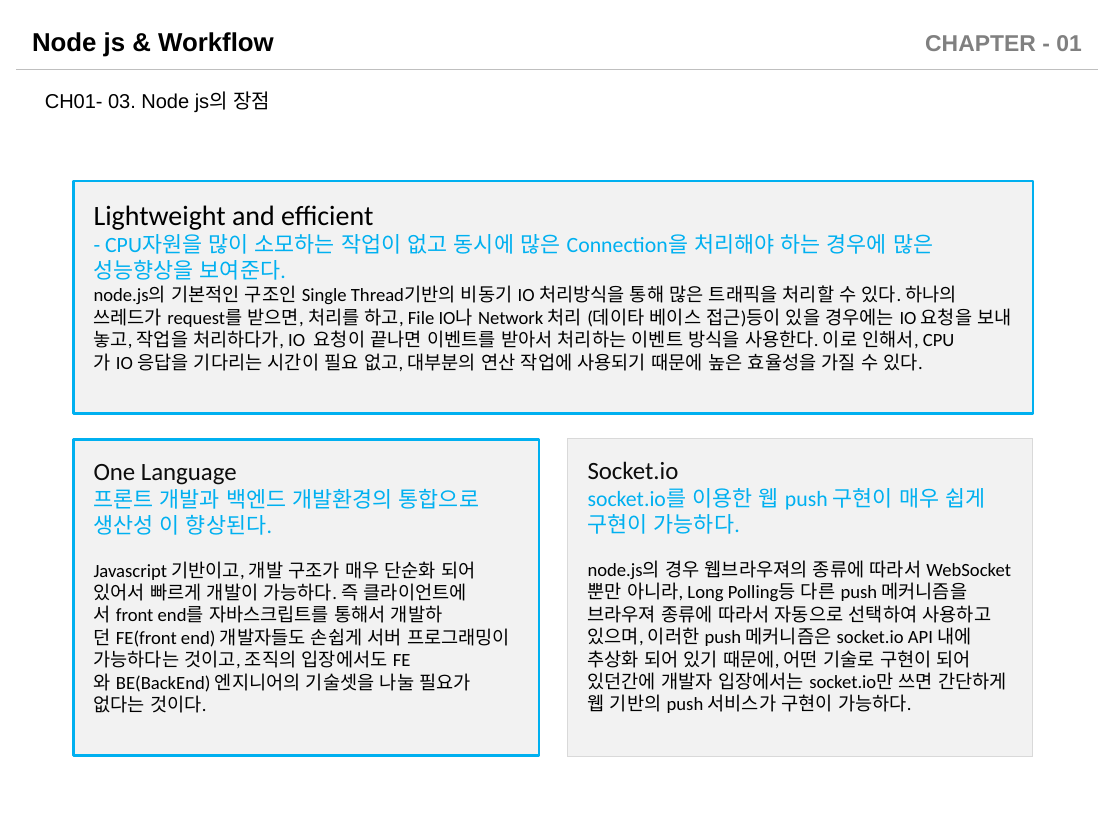
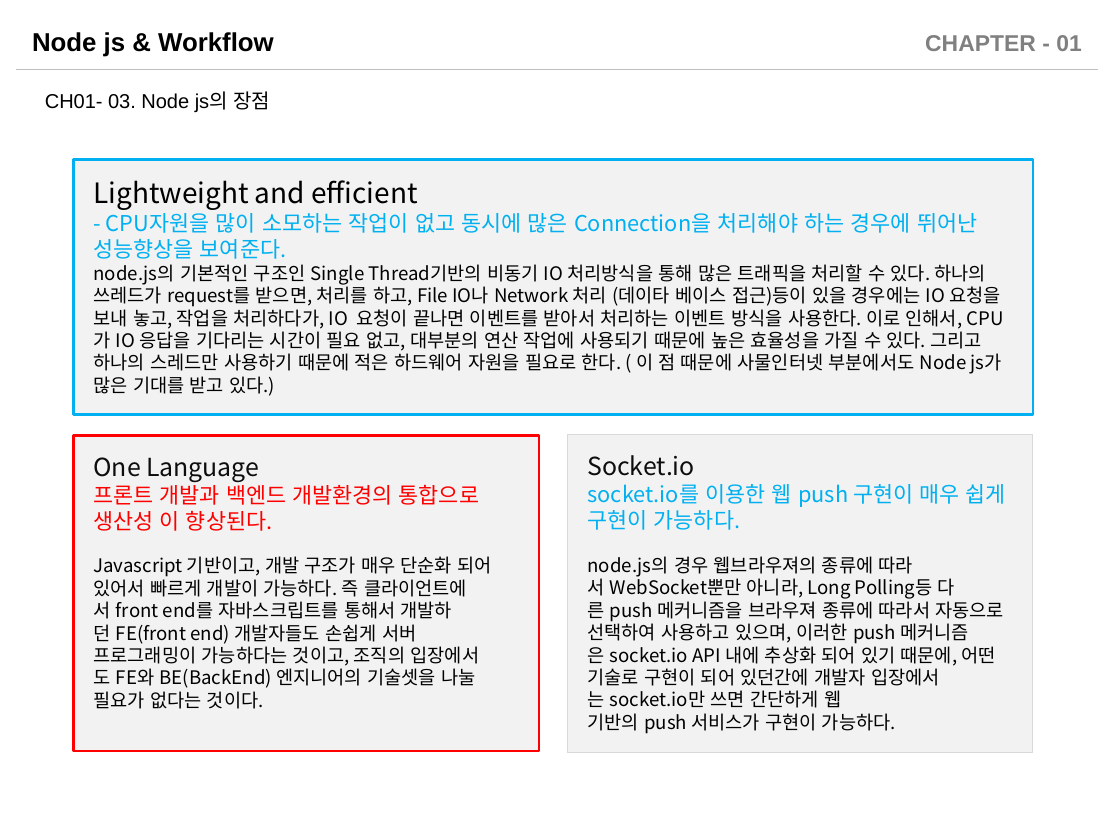
Before and after one commit to sabin21/NodeJS_Workflow_Study, a slide deck: slide 12 of CH01_Nodejs_Intro.pptx (slide 10 before the commit). Drawn at 1120x840 pixels with LibreOffice and Linux fonts; fonts in the diff are those of the drawing. Boxes give left, top, right and bottom in pixels: in the first picture for what was removed or moved away, otherwise in the second. Text is boxed around its words. In the diff, an @@ line names an element or a change of style, - is before the commit and + after.

Commit message:
문서들 부분적인 추가 및 수정

```diff
--- a/CH01_Nodejs_Intro.pptx
+++ b/CH01_Nodejs_Intro.pptx
@@ rectangle "Lightweight and efficient": place and size @@
-rectangle "Lightweight and efficient" at bbox=[73, 181, 1033, 414]
+rectangle "Lightweight and efficient" at bbox=[73, 159, 1033, 414]
@@ text in rectangle at bbox=[94, 209, 1002, 396]: text changed; font Calibri to Noto Sans CJK KR @@
-- CPU자원을 많이 소모하는 작업이 없고 동시에 많은 Connection을 처리해야 하는 경우에 많은 성능향상을 보여준다.
-node.js의 기본적인 구조인 Single Thread기반의 비동기 IO 처리방식을 통해 많은 트래픽을 처리할 수 있다. 하나의 쓰레드가 request를 받으면, 처리를 하고, File IO나 Network 처리 (데이타 베이스 접근)등이 있을 경우에는 IO 요청을 보내 놓고, 작업을 처리하다가, IO 요청이 끝나면 이벤트를 받아서 처리하는 이벤트 방식을 사용한다. 이로 인해서, CPU가 IO 응답을 기다리는 시간이 필요 없고, 대부분의 연산 작업에 사용되기 때문에 높은 효율성을 가질 수 있다.
+- CPU자원을 많이 소모하는 작업이 없고 동시에 많은 Connection을 처리해야 하는 경우에 뛰어난 성능향상을 보여준다.
+node.js의 기본적인 구조인 Single Thread기반의 비동기 IO 처리방식을 통해 많은 트래픽을 처리할 수 있다. 하나의 쓰레드가 request를 받으면, 처리를 하고, File IO나 Network 처리 (데이타 베이스 접근)등이 있을 경우에는 IO 요청을 보내 놓고, 작업을 처리하다가, IO 요청이 끝나면 이벤트를 받아서 처리하는 이벤트 방식을 사용한다. 이로 인해서, CPU가 IO 응답을 기다리는 시간이 필요 없고, 대부분의 연산 작업에 사용되기 때문에 높은 효율성을 가질 수 있다. 그리고 하나의 스레드만 사용하기 때문에 적은 하드웨어 자원을 필요로 한다. ( 이 점 때문에 사물인터넷 부분에서도 Node js가 많은 기대를 받고 있다.)
@@ text in rectangle at bbox=[94, 180, 417, 210]: font Calibri to Noto Sans CJK KR in "Lightweight and efficient" @@
@@ rectangle "One Language 프론트 개발과 백엔드 ..." at bbox=[73, 436, 539, 752]: font Calibri to Noto Sans CJK KR; text colour #00B0F0 to #FF0000 in "프론트 개발과 백엔드 개발환경의 통합으로 생산성 이 ..."; outline #00B0F0 1.75 pt to #FF0000 1.75 pt @@
@@ rectangle "Socket.io socket.io를 이용한 웹 push ...": place and size @@
-rectangle "Socket.io socket.io를 이용한 웹 push ..." at bbox=[567, 439, 1033, 757]
+rectangle "Socket.io socket.io를 이용한 웹 push ..." at bbox=[567, 435, 1033, 753]
@@ rectangle "Socket.io socket.io를 이용한 웹 push ..." at bbox=[567, 435, 1033, 753]: font Calibri to Noto Sans CJK KR @@
```
Also in this commit, not shown: 11 other slides changed, 2 slides added, 2 other files.
